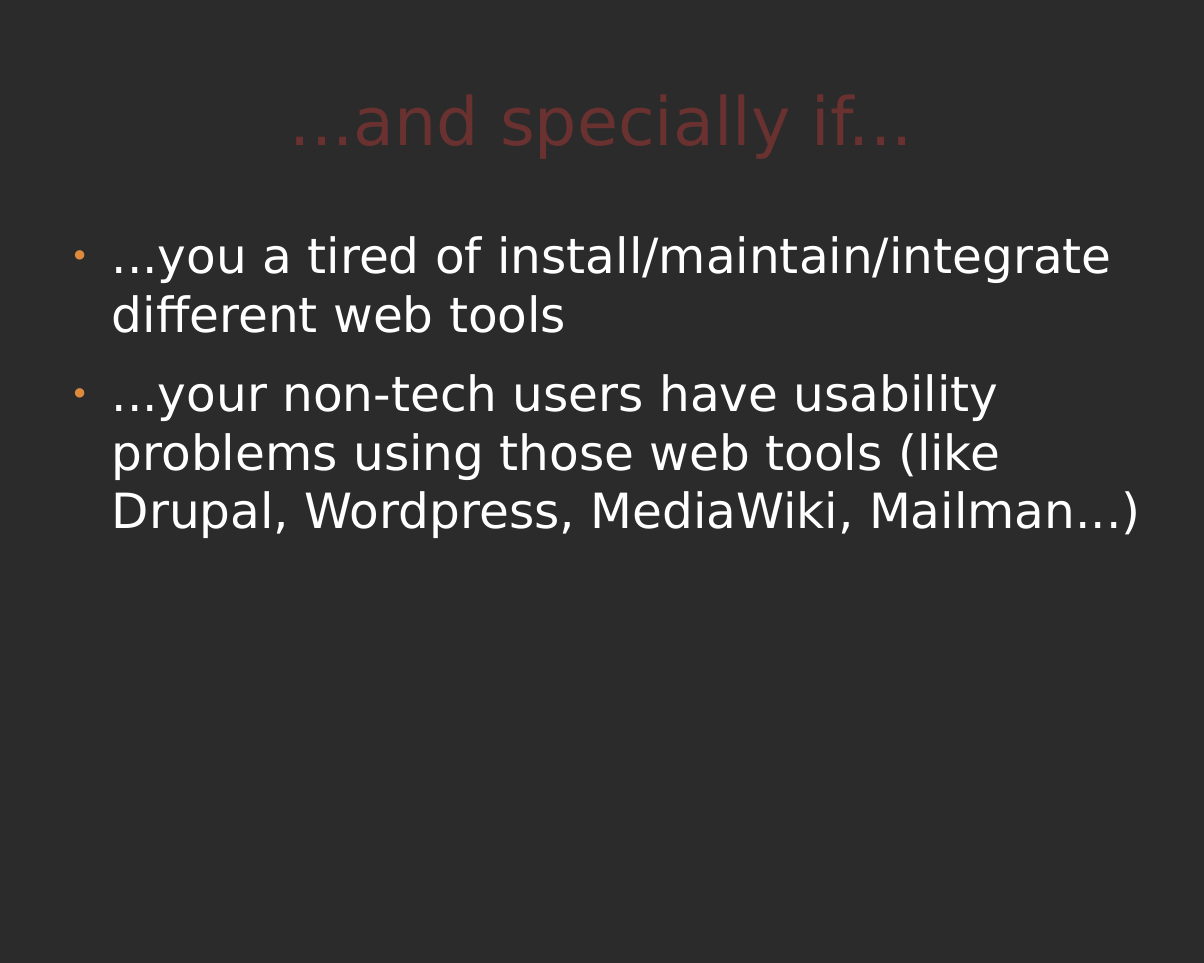
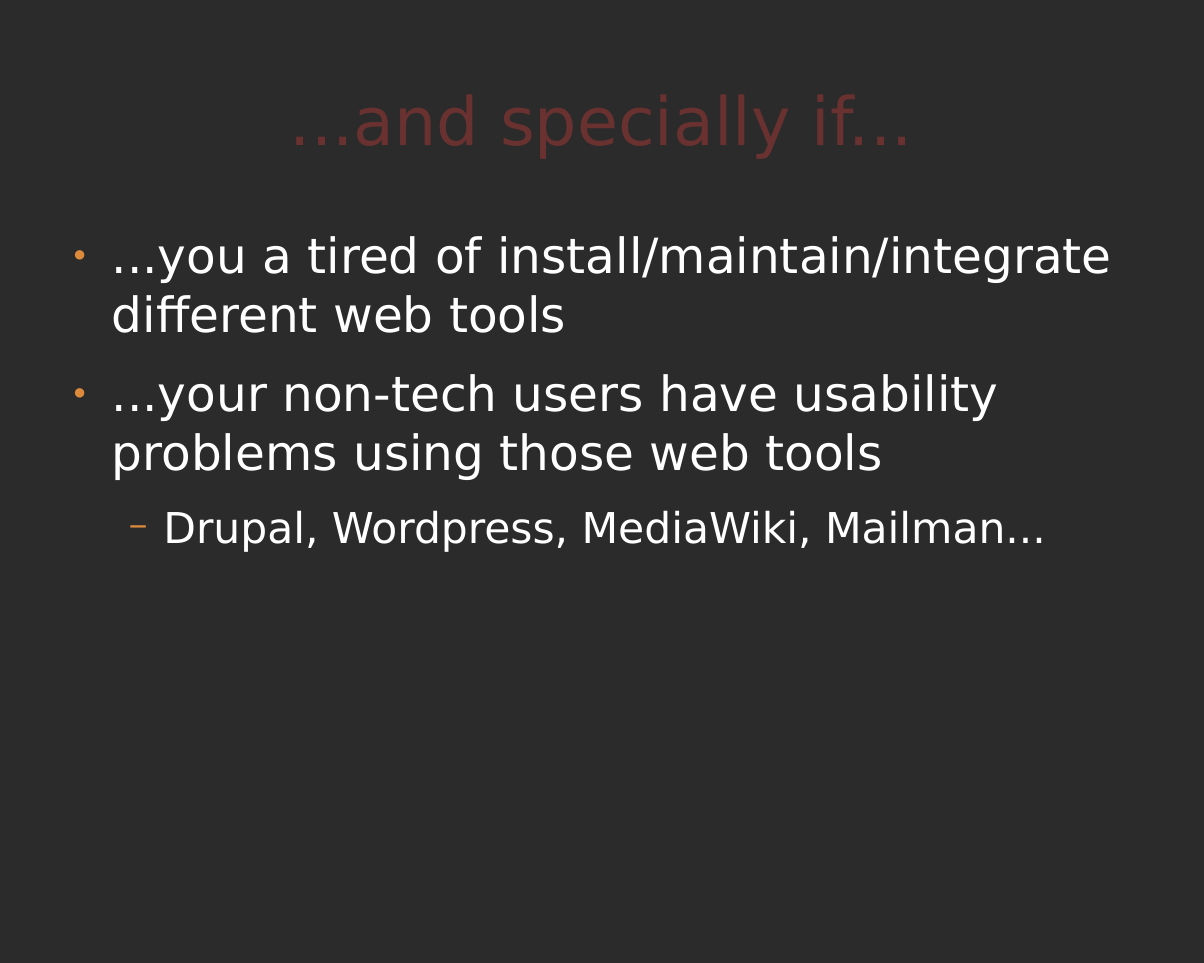
Before and after one commit to comunes/kune, a slide deck: slide 16 of doc/kune-ene-09.odp. Drawn at 1204x963 pixels with LibreOffice and Linux fonts; fonts in the diff are those of the drawing; background and template pictures are left out; a plain dark background stands for a picture behind light text. Boxes give left, top, right and bottom in pixels: in the first picture for what was removed or moved away, otherwise in the second. Text is boxed around its words. In the diff, an @@ line names an element or a change of style, - is before the commit and + after.

```diff
--- a/doc/kune-ene-09.odp
+++ b/doc/kune-ene-09.odp
@@ text at <box>112,374,1046,552</box>: text changed @@
-● ...your non-tech users have usability problems using those web tools (like Drupal, Wordpress, MediaWiki, Mailman...)
+● ...your non-tech users have usability problems using those web tools
+  − Drupal, Wordpress, MediaWiki, Mailman...
```
Also in this commit, not shown: 6 other slides changed.
